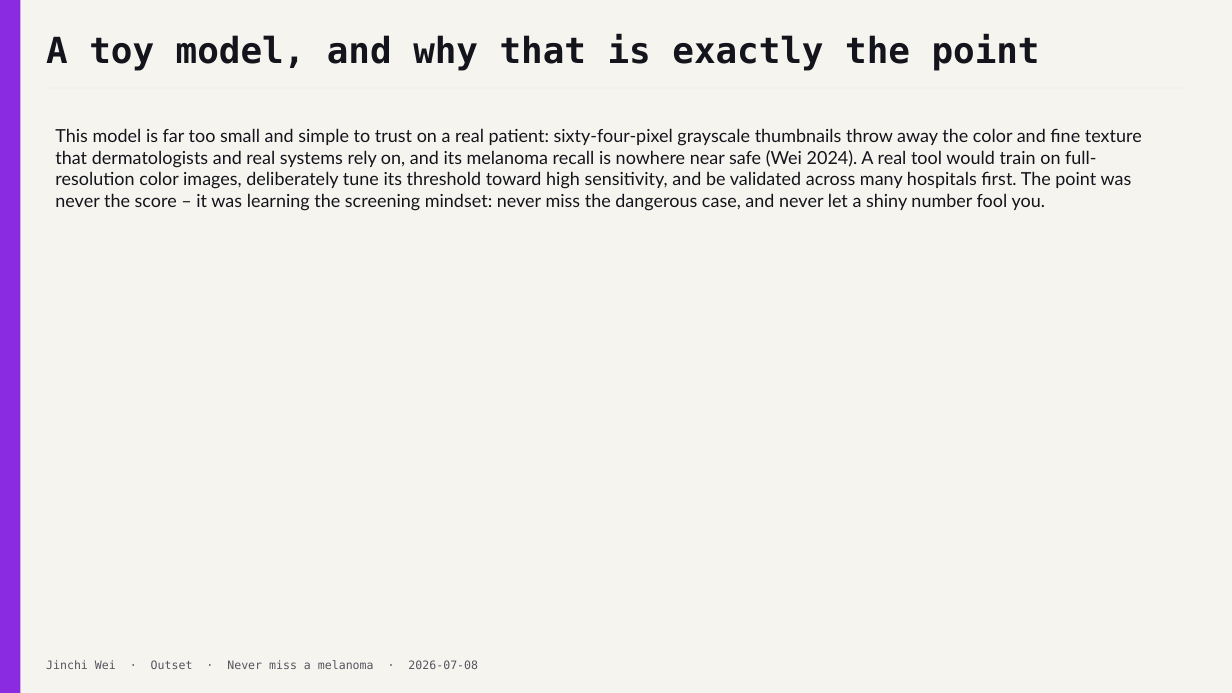
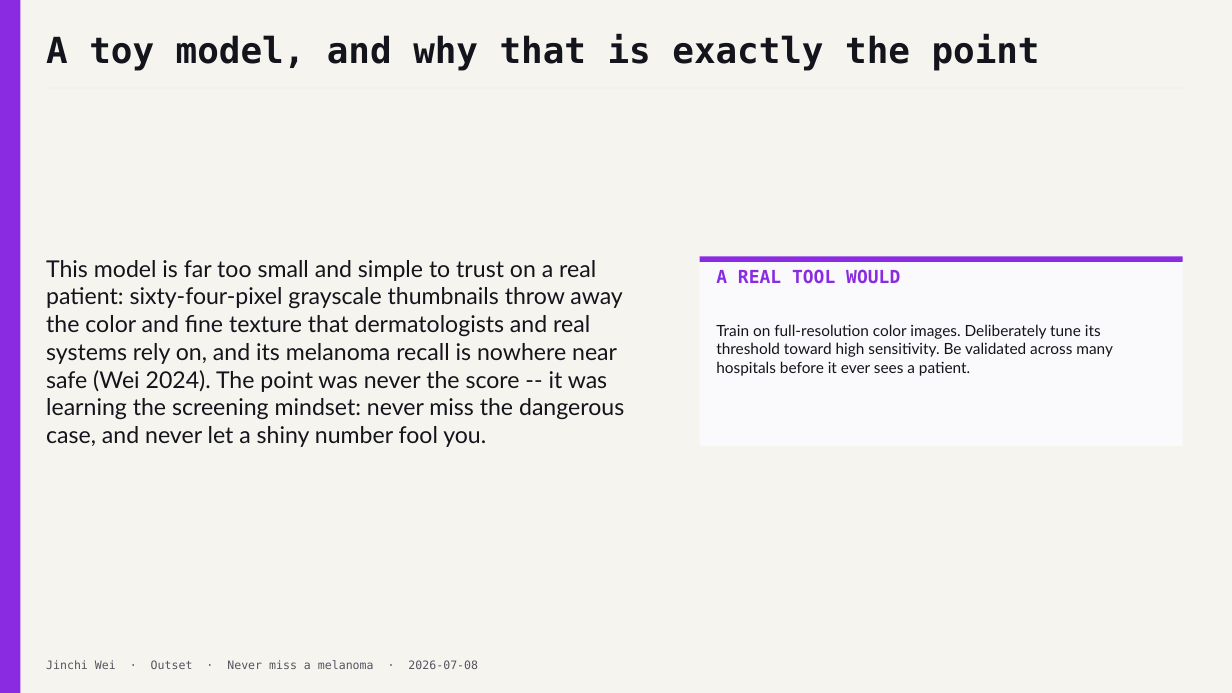
Before and after one commit to jinchiwei/outset-ai-healthcare, a slide deck: slide 16 of solutions/g2_skin_screening/slides/g2_skin_screening.pptx. Drawn at 1232x693 pixels with LibreOffice and Linux fonts; fonts in the diff are those of the drawing. Boxes give left, top, right and bottom in pixels: in the first picture for what was removed or moved away, otherwise in the second. Text is boxed around its words. In the diff, an @@ line names an element or a change of style, - is before the commit and + after.

```diff
--- a/solutions/g2_skin_screening/slides/g2_skin_screening.pptx
+++ b/solutions/g2_skin_screening/slides/g2_skin_screening.pptx
@@ text "This model is far too ..." at (x1=46, y1=260, x2=624, y2=447): vertical alignment top to middle @@
@@ text at (x1=46, y1=260, x2=624, y2=447): text changed; size 14 to 18 pt @@
-This model is far too small and simple to trust on a real patient: sixty-four-pixel grayscale thumbnails throw away the color and fine texture that dermatologists and real systems rely on, and its melanoma recall is nowhere near safe (Wei 2024). A real tool would train on full-resolution color images, deliberately tune its threshold toward high sensitivity, and be validated across many hospitals first. The point was never the score – it was learning the screening mindset: never miss the dangerous case, and never let a shiny number fool you.
+This model is far too small and simple to trust on a real patient: sixty-four-pixel grayscale thumbnails throw away the color and fine texture that dermatologists and real systems rely on, and its melanoma recall is nowhere near safe (Wei 2024). The point was never the score -- it was learning the screening mindset: never miss the dangerous case, and never let a shiny number fool you.
@@ rectangle added at (x1=700, y1=256, x2=1183, y2=445), fill #FAFAFC @@
@@ rectangle added at (x1=700, y1=256, x2=1183, y2=262), fill #8A2BE2 @@
@@ text added at (x1=716, y1=269, x2=900, y2=284), 14 pt, text #8A2BE2, bold @@
+A REAL TOOL WOULD
@@ text added at (x1=716, y1=324, x2=1113, y2=376), 12 pt, text #14141C @@
+Train on full-resolution color images. Deliberately tune its threshold toward high sensitivity. Be validated across many hospitals before it ever sees a patient.
```
Also in this commit, not shown: 11 other slides changed, 3 other files.
